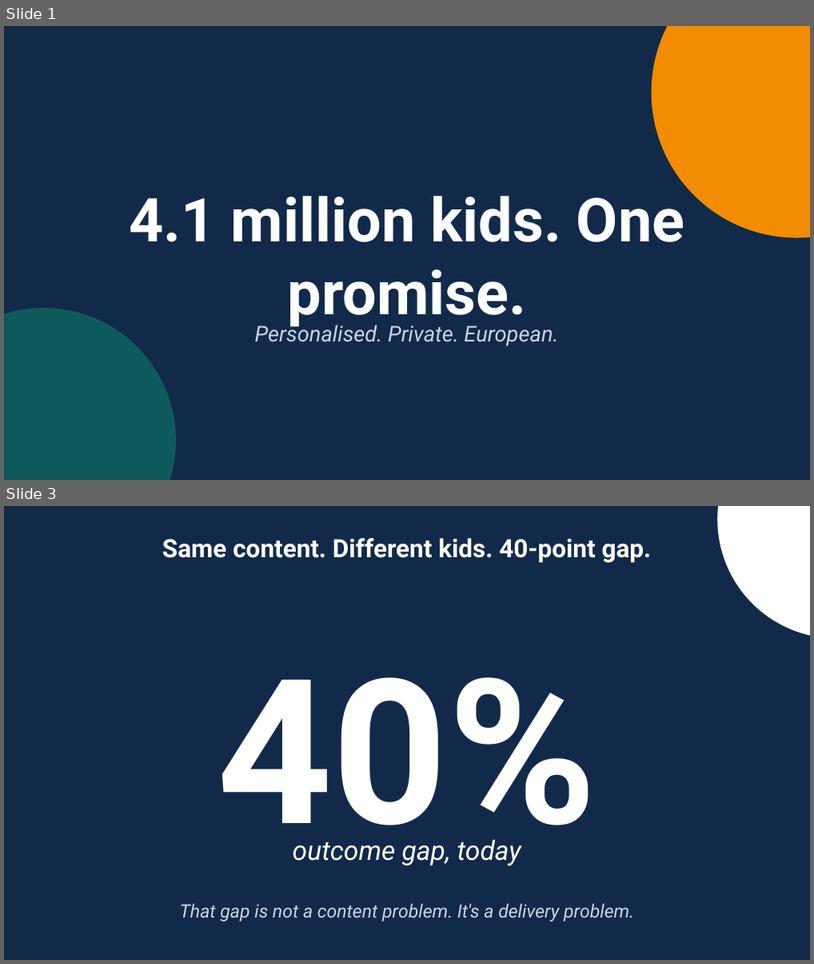
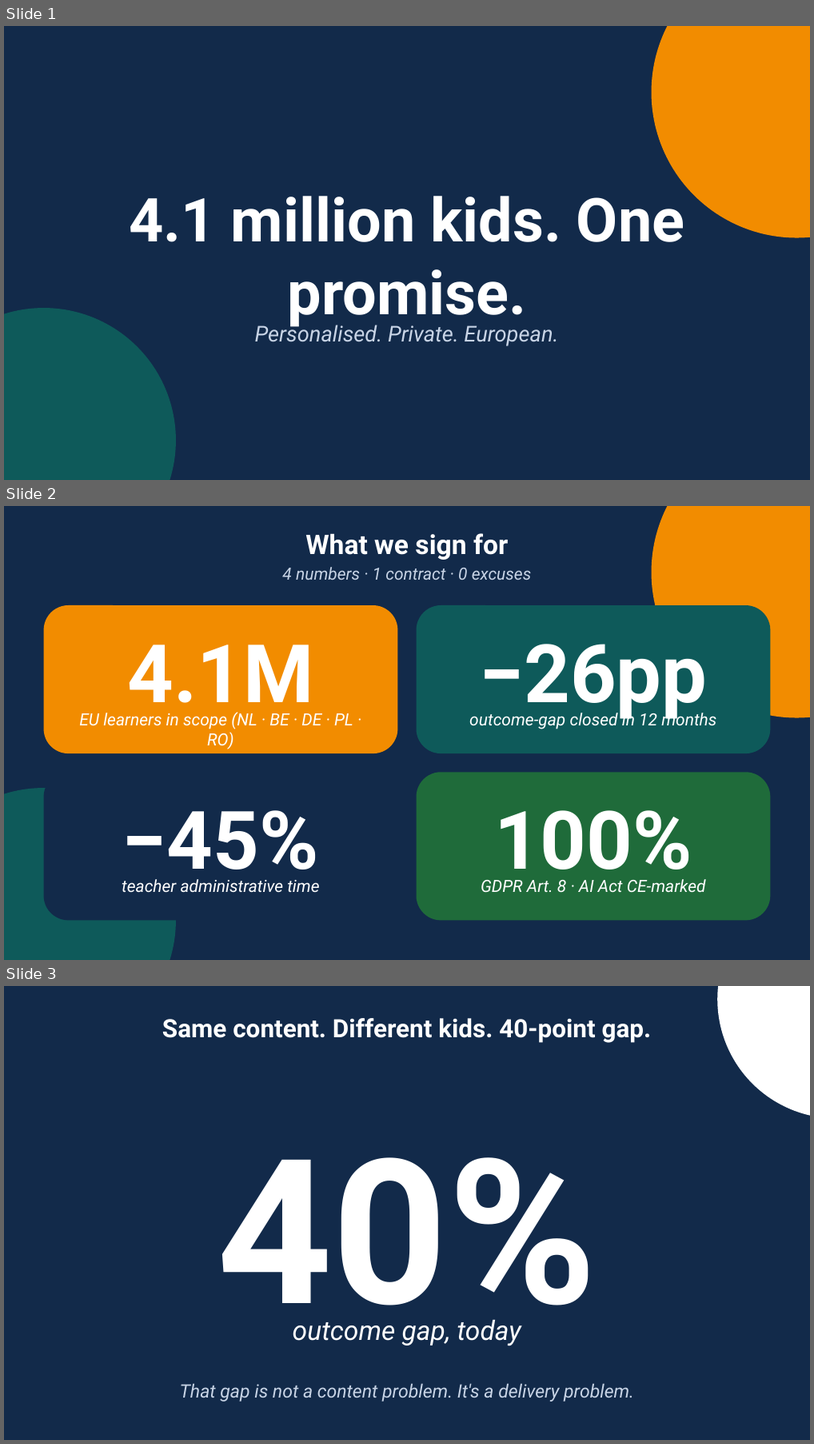
Before and after one commit to EtienneSIG/AMA_Project, a slide deck: Restitution01/build/LearnEU-CXO-Restitution.pptx. Shown one above the other, each under a label of ours: slides 1 and 3 before the commit, slides 1, 2 and 3 after it; the slides between them are not shown. The pictures are 814x964 and 814x1444 pixels, drawn with LibreOffice and Linux fonts; fonts in the diff are those of the drawing; background and template pictures are left out. Boxes give left, top, right and bottom in pixels: in the first picture for what was removed or moved away, otherwise in the second. Text is boxed around its words. In the diff, an @@ line names an element or a change of style, - is before the commit and + after.

```diff
--- a/Restitution01/build/LearnEU-CXO-Restitution.pptx
+++ b/Restitution01/build/LearnEU-CXO-Restitution.pptx
@@ slide 2 added at <box>4,506,810,960</box>, background #091F2C @@
@@ rectangle added at <box>4,506,810,960</box>, fill #122A4A @@
@@ ellipse added at <box>652,506,810,718</box>, fill #F28C00 @@
@@ text added at <box>306,533,508,560</box>, 32 pt, text #FFFFFF, bold @@
+What we sign for
@@ text added at <box>282,567,531,580</box>, 20 pt, text #C8D4E6, italic @@
+4 numbers · 1 contract · 0 excuses
@@ rounded rectangle added at <box>44,605,398,753</box>, fill #F28C00 @@
@@ rounded rectangle added at <box>417,605,771,753</box>, fill #0E5A5A @@
@@ text added at <box>127,644,314,720</box>, 96 pt, text #FFFFFF, bold @@
+4.1M
@@ text added at <box>479,644,707,720</box>, 96 pt, text #FFFFFF, bold @@
+−26pp
@@ text added at <box>79,712,354,749</box>, 20 pt, text #FFFFFF, italic @@
+EU learners in scope (NL · BE · DE · PL · RO)
@@ text added at <box>470,709,717,730</box>, 20 pt, text #FFFFFF, italic @@
+outcome-gap closed in 12 months
@@ ellipse added at <box>4,788,176,960</box>, fill #0E5A5A @@
@@ rounded rectangle added at <box>44,772,398,920</box>, fill #122A4A @@
@@ rounded rectangle added at <box>417,772,771,920</box>, fill #1F6B3A @@
@@ text added at <box>122,810,319,888</box>, 96 pt, text #FFFFFF, bold @@
+−45%
@@ text added at <box>494,810,693,888</box>, 96 pt, text #FFFFFF, bold @@
+100%
@@ text added at <box>122,879,319,892</box>, 20 pt, text #FFFFFF, italic @@
+teacher administrative time
@@ text added at <box>481,879,706,892</box>, 20 pt, text #FFFFFF, italic @@
+GDPR Art. 8 · AI Act CE-marked
```
Also in this commit, not shown: 1 slide removed, 2 other files.
